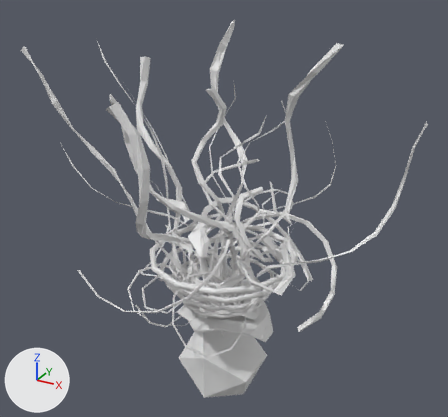
A saved change to the OBJ model Assets/Models/Shoulder/epaule_0016.obj.
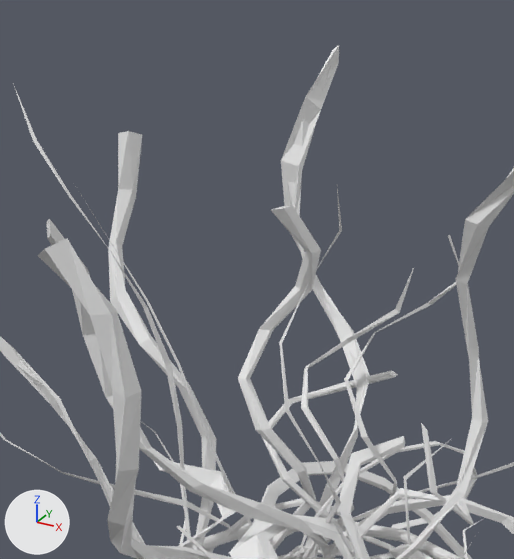
Each version is shown whole from a 50 mm lens placed at (0.895, -1.62, 1.182), pointed at (-0.023, 0.048, 0.348), then close up on the part from 20% to 69% of the width and 0% to 57% of the height. Every picture has the same lights, and +X, +Y and +Z are marked at lower left. Where no turn or scale is listed for an object, it has been applied to the vertices. Vertices at the same position are counted once.

In view in the first close-up: 'epaule_0016'.
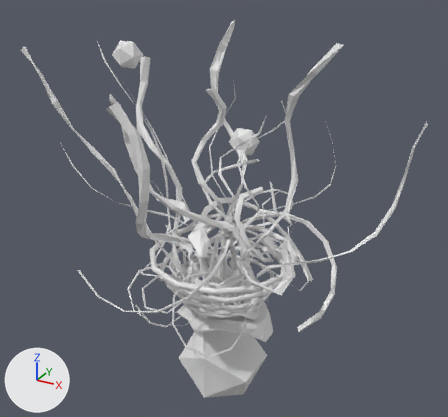
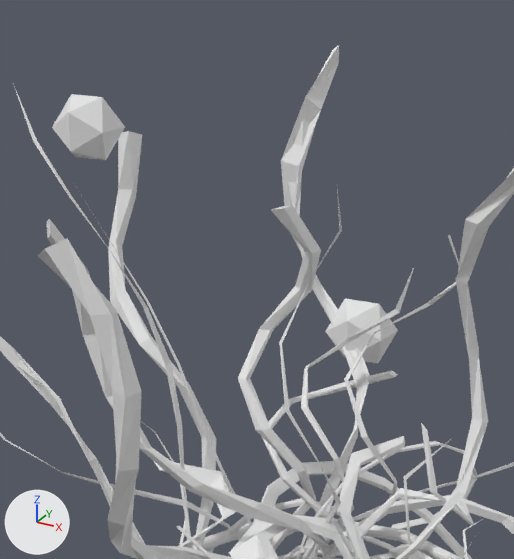
Location of each change, [x1, y1, x2, y2] in pixels of the close-ups (514 x 559 px):
part 1 of me_epaule_0016, added: after [325, 299, 398, 363]
part 2 of me_epaule_0016, added: after [52, 94, 125, 160]

The change in detail:
me_epaule_0016 has 2297 vertices, 3820 faces and spans x -0.665..0.598, y -0.467..0.487, z -0.353..0.919.
me_epaule_0016 is used by ob_epaule_0016; location (0.0, 0.0, 0.0).
me_epaule_0016 part 1: a new loose piece, an icosphere of 20 faces spanning x -0.152..-0.054, y 0.301..0.399, z 0.435..0.534.
me_epaule_0016 part 2: a new loose piece, an icosphere of 20 faces spanning x -0.389..-0.305, y -0.043..0.042, z 0.792..0.877.
